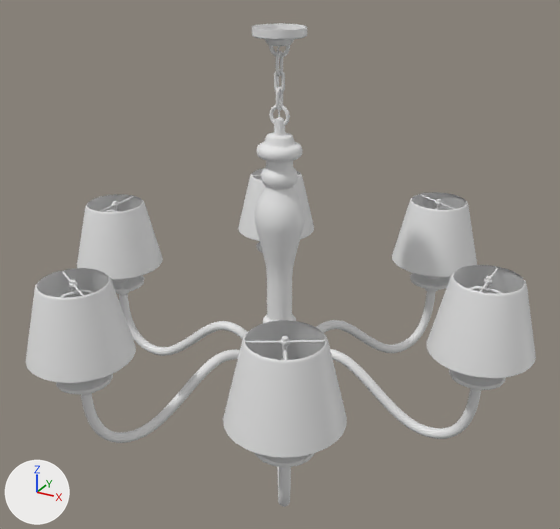
One commit to the FBX model Assets/Models/LCAD Models/FBX_Chandelier.fbx: the scene before it, then after it.
Both versions are drawn from a 50 mm camera at (1.165, -2.115, 0.285) aimed at (0.013, -0.021, -0.762). Lighting does not change. The marker at lower left points along +X, +Y and +Z.

Names of what the first picture shows: 'Círculo.003'.
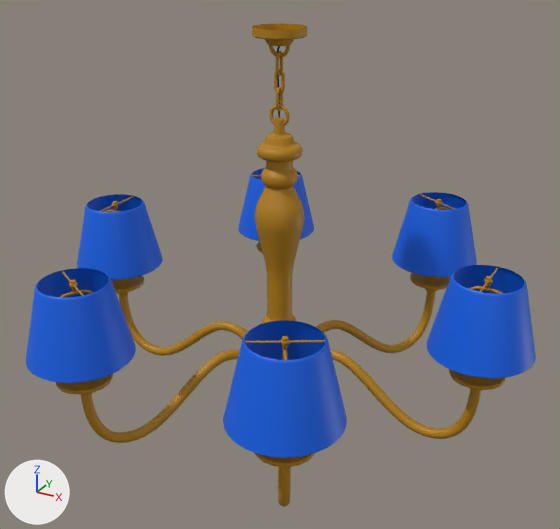
Boxes [x1, y1, x2, y2] around the edits, measured in the pictures (560 x 529 px):
part 1 of me_círculo_006, recoloured: [56, 23, 506, 507] in both
part 2 of me_círculo_006, recoloured (grey to blue): [25, 268, 347, 458] in both
part 3 of me_círculo_006, recoloured (grey to blue): [238, 168, 477, 277] in both
part 4 of me_círculo_006, recoloured (grey to blue): [77, 194, 163, 280] in both
part 5 of me_círculo_006, recoloured (grey to blue): [427, 265, 536, 378] in both
part 6 of me_círculo_006, recoloured: [277, 46, 280, 118] in both

The change, as a list of edits to the scene's bpy script:
```text
Add mat_wire:
    mat_wire = principled_material('Wire')
    mat_wire.base_color = (0.0056, 0.0056, 0.0056)  # black #111111
Add mat_metal:
    mat_metal = principled_material('Metal')
    mat_metal.base_color = (0.458, 0.216, 0.0)  # yellow #b48000
Add mat_lampshade:
    mat_lampshade = principled_material('Lampshade')
    mat_lampshade.base_color = (0.0, 0.121, 0.8)  # blue #0062e7
Add mat_lightbulb:
    mat_lightbulb = principled_material('Lightbulb')
    mat_lightbulb.base_color = (0.00488, 0.8, 0.0)  # green #0fe700
Change me_círculo_006:
    where me_círculo_006.from_pydata(...)  # 9951 vertices, 9742 faces; spans x -0.86..0.86, y -0.77..0.77, z -1.42..0.0
    used by ob_círculo_003; location = (0.0, 0.0, 0.0)
    me_círculo_006 part 1: 8572 of the faces centred in x -0.78..0.78, y -0.69..0.69, z -1.42..-0.01 switch from no material to mat_metal (yellow #b48000)
    me_círculo_006 part 2: 168 of the faces centred in x -0.51..0.51, y -0.77..-0.45, z -0.91..-0.67 switch from no material to mat_lampshade (blue #0062e7)
    me_círculo_006 part 3: 168 of the faces centred in x -0.51..0.51, y 0.45..0.77, z -0.91..-0.67 switch from no material to mat_lampshade (blue #0062e7)
    me_círculo_006 part 4: 84 of the faces centred in x -0.86..-0.54, y -0.16..0.16, z -0.91..-0.67 switch from no material to mat_lampshade (blue #0062e7)
    me_círculo_006 part 5: 84 of the faces centred in x 0.54..0.86, y -0.16..0.16, z -0.91..-0.67 switch from no material to mat_lampshade (blue #0062e7)
    me_círculo_006 part 6: 90 of the faces centred in x -0.02..0.0, y 0.0..0.02, z -0.29..-0.05 switch from no material to mat_wire (black #111111)
    add me_círculo_006.materials.append(mat_lightbulb)  # green #0fe700
```
